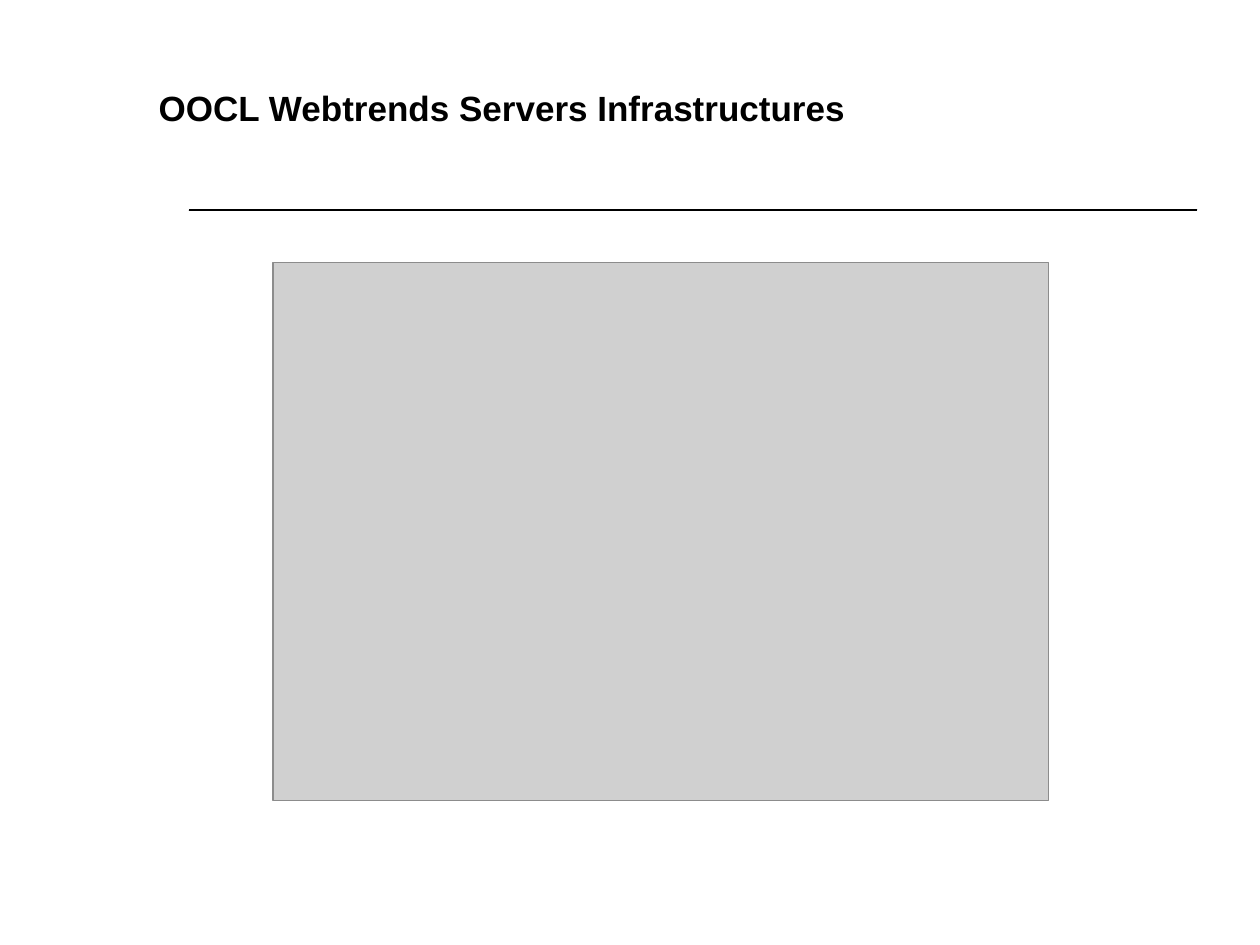
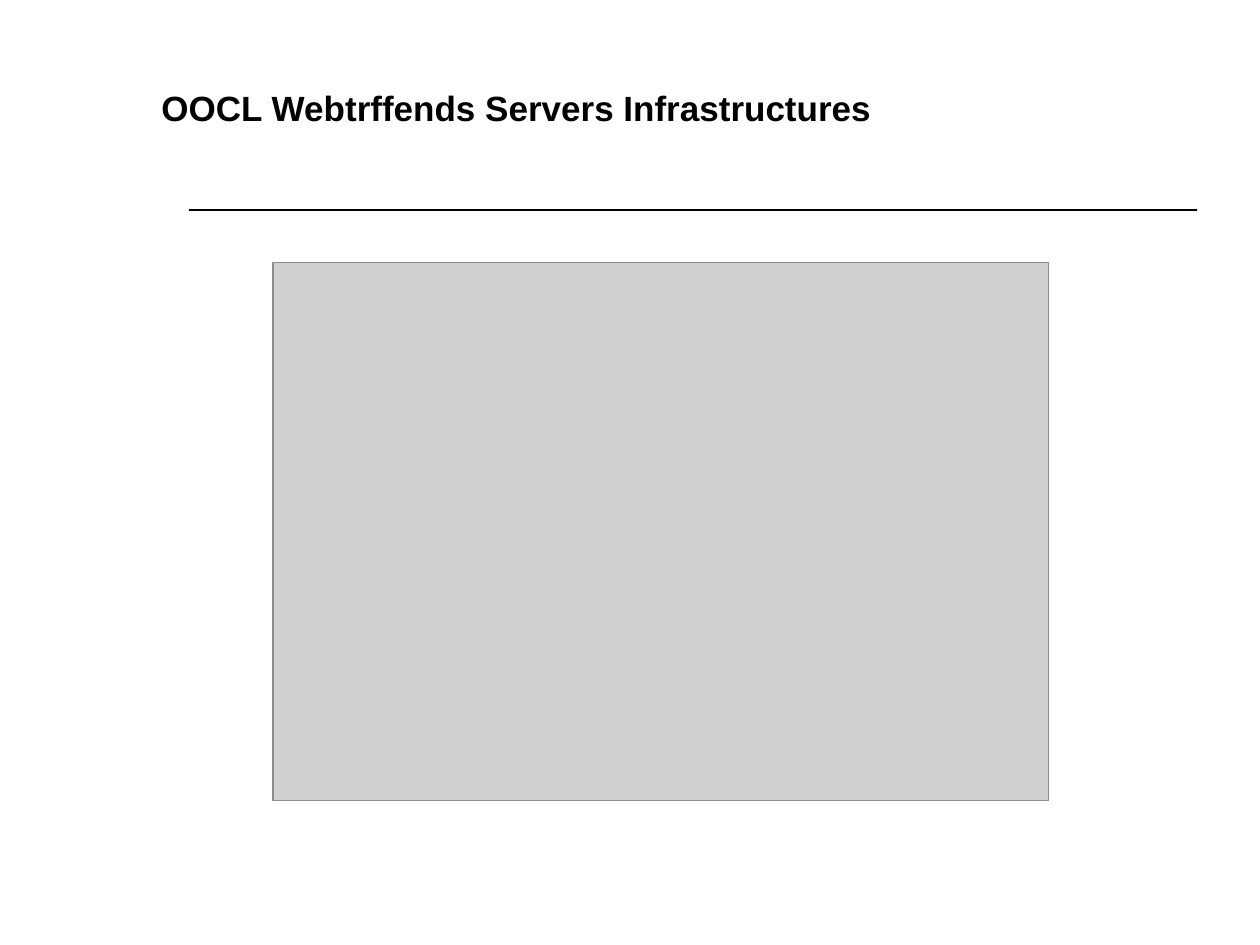
Before and after one commit to wizard1130/project_test, a slide deck: slide 1 of webtrends.ppt. Drawn at 1260x945 pixels with LibreOffice and Linux fonts; fonts in the diff are those of the drawing; grey boxes stand for pictures. Boxes give left, top, right and bottom in pixels: in the first picture for what was removed or moved away, otherwise in the second. Text is boxed around its words. In the diff, an @@ line names an element or a change of style, - is before the commit and + after.

```diff
--- a/webtrends.ppt
+++ b/webtrends.ppt
@@ text at (161, 95, 870, 122): text changed @@
-OOCL Webtrends Servers Infrastructures
+OOCL Webtrffends Servers Infrastructures
```
Also in this commit, not shown: 1 other file.
